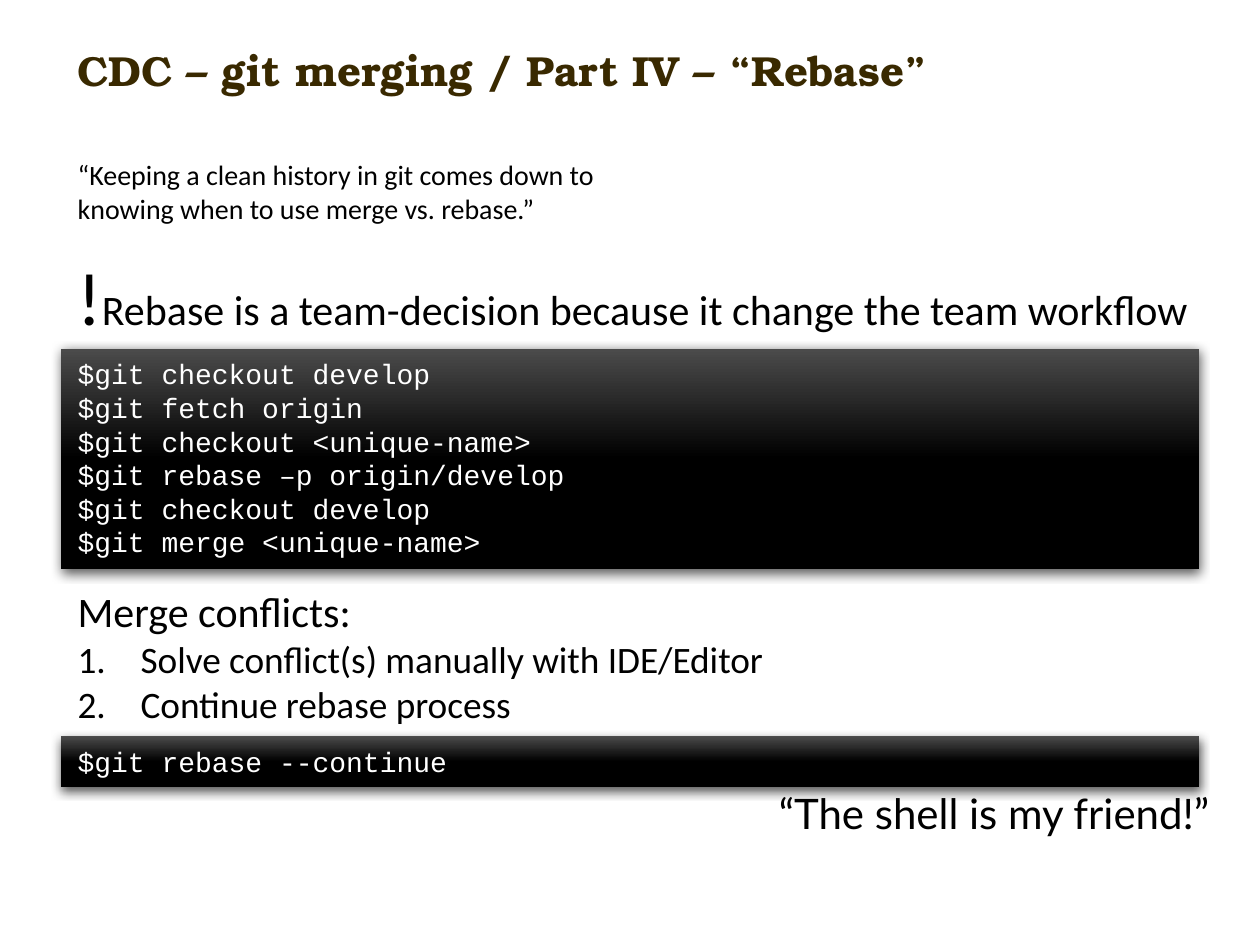
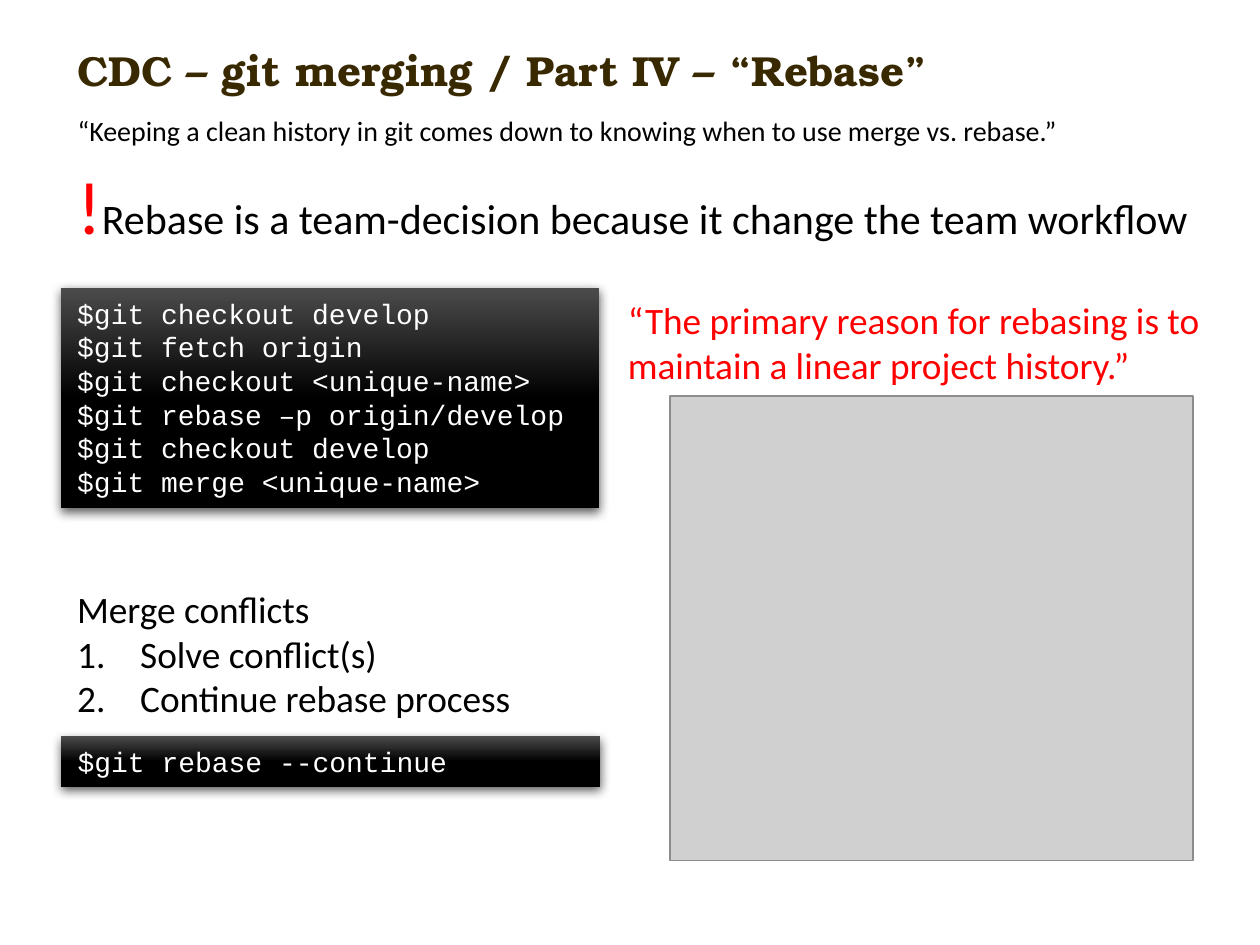
Before and after one commit to carlmitrais/wisdom, a slide deck: slide 14 of cdc_git_ws1.pptx. Drawn at 1260x945 pixels with LibreOffice and Linux fonts; fonts in the diff are those of the drawing; grey boxes stand for pictures; background and template pictures are left out. Boxes give left, top, right and bottom in pixels: in the first picture for what was removed or moved away, otherwise in the second. Text is boxed around its words. In the diff, an @@ line names an element or a change of style, - is before the commit and + after.

Commit message:
finish rebase overview slide

```diff
--- a/cdc_git_ws1.pptx
+++ b/cdc_git_ws1.pptx
@@ text "“Keeping a clean history in ..." rewrapped from <box>78,165,594,224</box> to <box>78,121,1056,146</box> @@
@@ text "!Rebase is a team-decision because ...": place and size @@
-text "!Rebase is a team-decision because ..." at <box>102,296,1188,333</box>
+text "!Rebase is a team-decision because ..." at <box>102,205,1188,242</box>
@@ text "!Rebase is a team-decision because ..." at <box>102,205,1188,242</box>: text colour #000000 to #FF0000 in "!Rebase" @@
@@ rectangle "$git checkout develop": place and size @@
-rectangle "$git checkout develop" at <box>60,349,1198,570</box>
+rectangle "$git checkout develop" at <box>60,287,600,507</box>
@@ text added at <box>628,307,1199,386</box>, 16 pt, text #FF0000 @@
+“The primary reason for rebasing is to maintain a linear project history.”
@@ picture added at <box>670,396,1194,862</box> @@
@@ text at <box>77,597,377,673</box>: text changed @@
-Merge conflicts:
-1. Solve conflict(s) manually with IDE/Editor
+Merge conflicts
+1. Solve conflict(s)
@@ rectangle "$git rebase --continue": place and size @@
-rectangle "$git rebase --continue" at <box>60,736,1198,786</box>
+rectangle "$git rebase --continue" at <box>60,736,600,786</box>
@@ text removed at <box>779,793,1209,837</box> @@
-“The shell is my friend!”
```
Also in this commit, not shown: 4 other slides changed.
